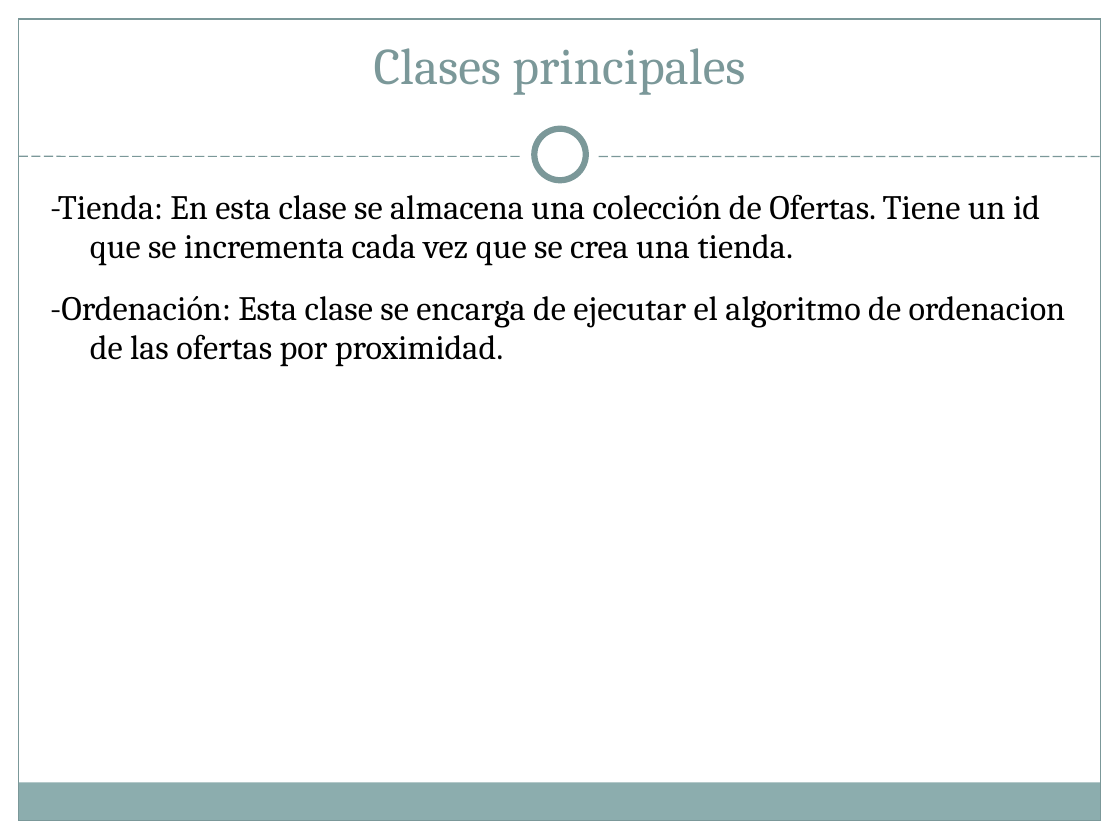
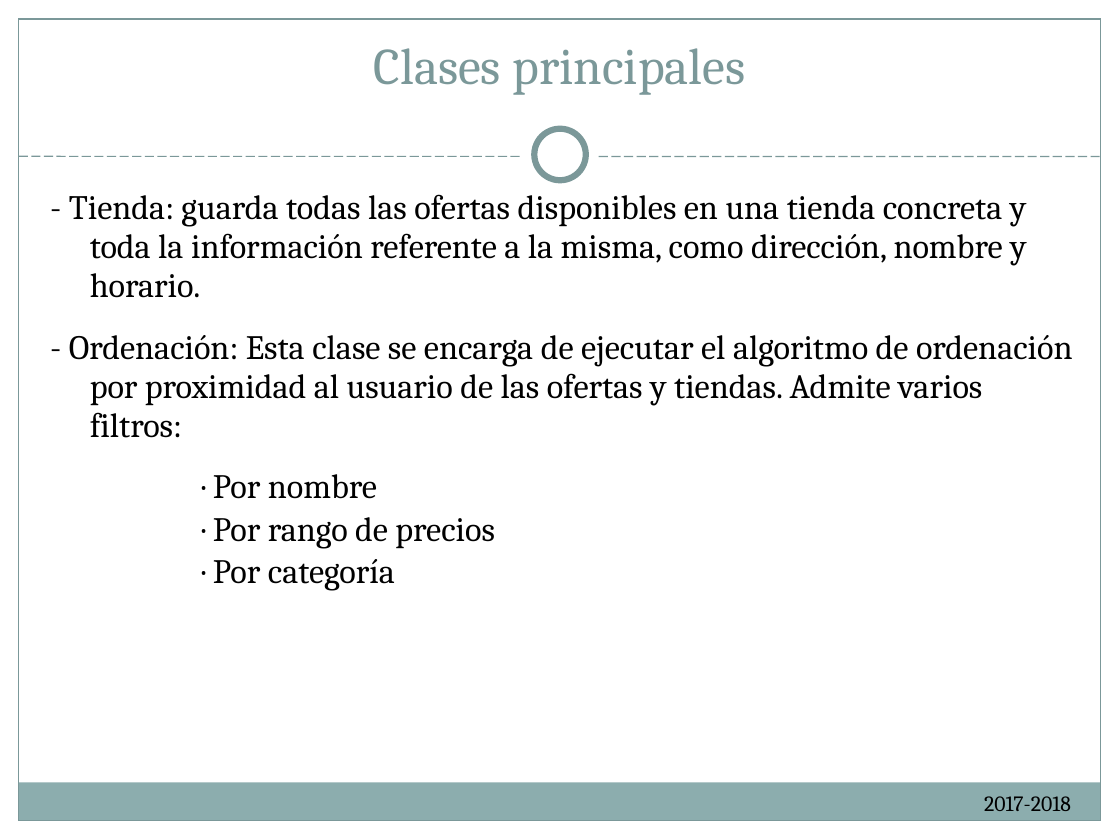
Before and after one commit to ReivajRa/Cooking_Ingenieros, a slide deck: slide 14 of Documentación/Cheap Deal presentacion.ppt. Drawn at 1120x840 pixels with LibreOffice and Linux fonts; fonts in the diff are those of the drawing. Boxes give left, top, right and bottom in pixels: in the first picture for what was removed or moved away, otherwise in the second. Text is boxed around its words. In the diff, an @@ line names an element or a change of style, - is before the commit and + after.

```diff
--- a/Documentación/Cheap Deal presentacion.ppt
+++ b/Documentación/Cheap Deal presentacion.ppt
@@ text at (69,194,1073,591): text changed @@
--Tienda: En esta clase se almacena una colección de Ofertas. Tiene un id que se incrementa cada vez que se crea una tienda.
--Ordenación: Esta clase se encarga de ejecutar el algoritmo de ordenacion de las ofertas por proximidad.
+- Tienda: guarda todas las ofertas disponibles en una tienda concreta y toda la información referente a la misma, como dirección, nombre y horario.
+- Ordenación: Esta clase se encarga de ejecutar el algoritmo de ordenación por proximidad al usuario de las ofertas y tiendas. Admite varios filtros:
+· Por nombre
+· Por rango de precios
+· Por categoría
@@ text added at (984,796,1071,811), 14 pt, text #000000 @@
+2017-2018
```
Also in this commit, not shown: 13 other slides changed, 4 slides added, 8 slides removed, 13 other files.
